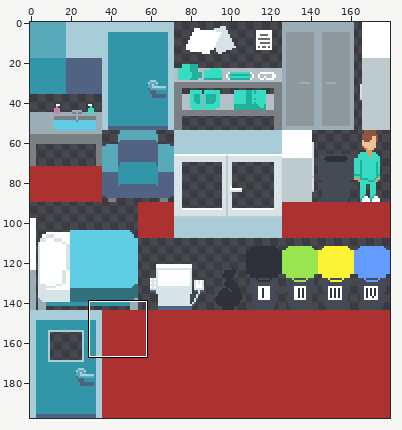
Edited in one commit: sprite sheet (resources/level/Tile_sheet_extruded.png). The picture above shows the old version from afar; the outline marks the close-up.
Close-up. Earlier state:
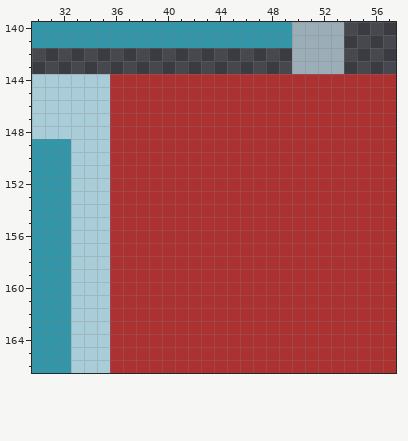
The file is 180x198 pixels. Shown: x 30..57, y 140..166.
And afterwards:
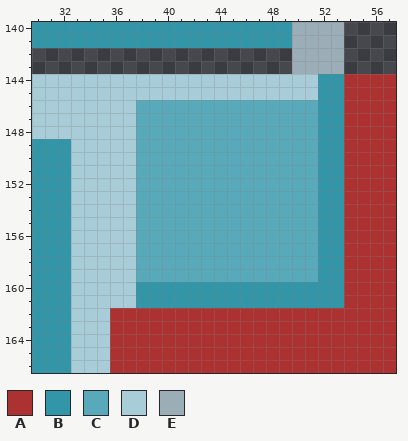
Palette (. is transparent): A #ac3232  B #3295a8  C #58a9ba  D #a8ccd8  E #9badb7
From old to new:
@@ x 30..57 @@
 143 ....................EEEE....
-144 DDDDDDAAAAAAAAAAAAAAAAAAAAAA
-145 DDDDDDAAAAAAAAAAAAAAAAAAAAAA
-146 DDDDDDAAAAAAAAAAAAAAAAAAAAAA
-147 DDDDDDAAAAAAAAAAAAAAAAAAAAAA
-148 DDDDDDAAAAAAAAAAAAAAAAAAAAAA
-149 BBBDDDAAAAAAAAAAAAAAAAAAAAAA
-150 BBBDDDAAAAAAAAAAAAAAAAAAAAAA
-151 BBBDDDAAAAAAAAAAAAAAAAAAAAAA
-152 BBBDDDAAAAAAAAAAAAAAAAAAAAAA
-153 BBBDDDAAAAAAAAAAAAAAAAAAAAAA
-154 BBBDDDAAAAAAAAAAAAAAAAAAAAAA
-155 BBBDDDAAAAAAAAAAAAAAAAAAAAAA
-156 BBBDDDAAAAAAAAAAAAAAAAAAAAAA
-157 BBBDDDAAAAAAAAAAAAAAAAAAAAAA
-158 BBBDDDAAAAAAAAAAAAAAAAAAAAAA
-159 BBBDDDAAAAAAAAAAAAAAAAAAAAAA
-160 BBBDDDAAAAAAAAAAAAAAAAAAAAAA
-161 BBBDDDAAAAAAAAAAAAAAAAAAAAAA
+144 DDDDDDDDDDDDDDDDDDDDDDBBAAAA
+145 DDDDDDDDDDDDDDDDDDDDDDBBAAAA
+146 DDDDDDDDCCCCCCCCCCCCCCBBAAAA
+147 DDDDDDDDCCCCCCCCCCCCCCBBAAAA
+148 DDDDDDDDCCCCCCCCCCCCCCBBAAAA
+149 BBBDDDDDCCCCCCCCCCCCCCBBAAAA
+150 BBBDDDDDCCCCCCCCCCCCCCBBAAAA
+151 BBBDDDDDCCCCCCCCCCCCCCBBAAAA
+152 BBBDDDDDCCCCCCCCCCCCCCBBAAAA
+153 BBBDDDDDCCCCCCCCCCCCCCBBAAAA
+154 BBBDDDDDCCCCCCCCCCCCCCBBAAAA
+155 BBBDDDDDCCCCCCCCCCCCCCBBAAAA
+156 BBBDDDDDCCCCCCCCCCCCCCBBAAAA
+157 BBBDDDDDCCCCCCCCCCCCCCBBAAAA
+158 BBBDDDDDCCCCCCCCCCCCCCBBAAAA
+159 BBBDDDDDCCCCCCCCCCCCCCBBAAAA
+160 BBBDDDDDBBBBBBBBBBBBBBBBAAAA
+161 BBBDDDDDBBBBBBBBBBBBBBBBAAAA
 162 BBBDDDAAAAAAAAAAAAAAAAAAAAAA
Pixel boxes of the changes (left, top, right, bottom) in both close-ups:
changed: (110, 74, 344, 308)
